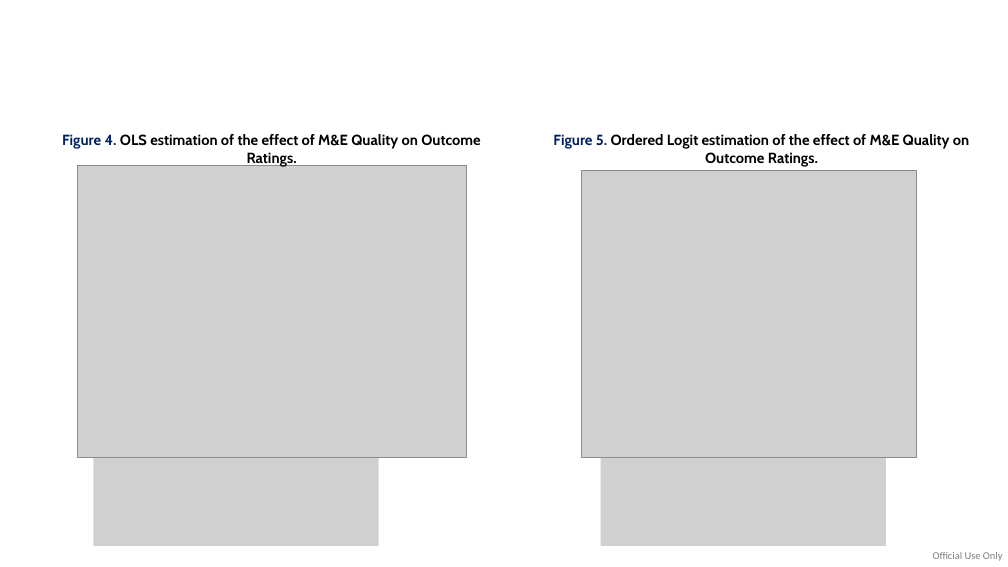
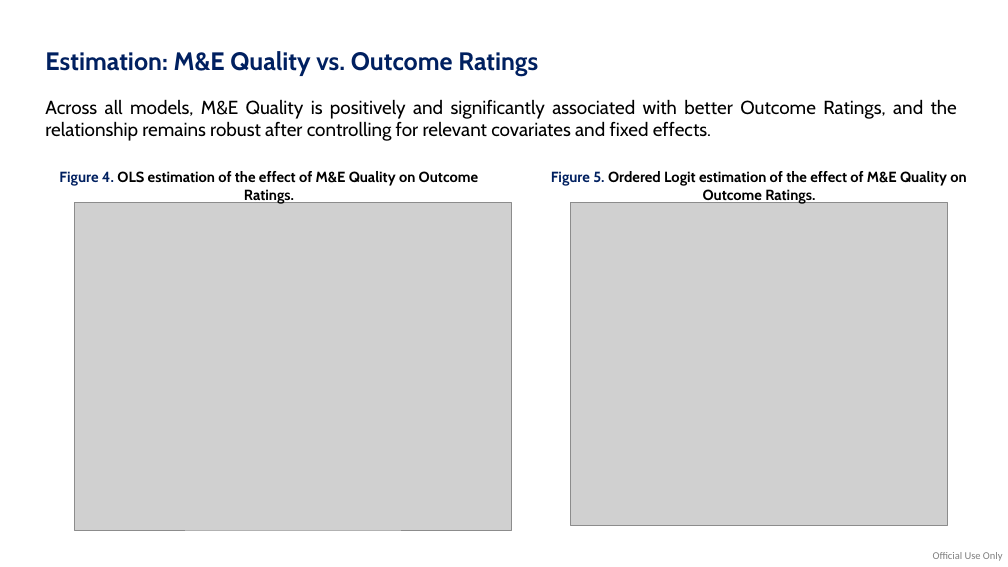
Before and after one commit to diegopaal/IEG-Interview, a slide deck: slide 6 of 3_Outputs/Diego Parra - IEG Interview.pptx (slide 3 before the commit). Drawn at 1008x567 pixels with LibreOffice and Linux fonts; fonts in the diff are those of the drawing; grey boxes stand for pictures. Boxes give left, top, right and bottom in pixels: in the first picture for what was removed or moved away, otherwise in the second. Text is boxed around its words. In the diff, an @@ line names an element or a change of style, - is before the commit and + after.

```diff
--- a/3_Outputs/Diego Parra - IEG Interview.pptx
+++ b/3_Outputs/Diego Parra - IEG Interview.pptx
@@ text added at [45, 51, 538, 76], 24 pt, text #002060, bold @@
+Estimation: M&E Quality vs. Outcome Ratings
@@ text added at [45, 99, 957, 141], 18 pt, text #000000 @@
+Across all models, M&E Quality is positively and significantly associated with better Outcome Ratings, and the relationship remains robust after controlling for relevant covariates and fixed effects.
@@ text "Figure 4. OLS estimation of ...": place and size @@
-text "Figure 4. OLS estimation of ..." at [62, 134, 480, 167]
+text "Figure 4. OLS estimation of ..." at [59, 171, 478, 204]
@@ text "Figure 5. Ordered Logit estimation ...": place and size @@
-text "Figure 5. Ordered Logit estimation ..." at [553, 134, 969, 167]
+text "Figure 5. Ordered Logit estimation ..." at [551, 171, 966, 204]
@@ picture: place and size @@
-picture at [77, 166, 467, 457]
+picture at [75, 203, 512, 530]
@@ picture: place and size @@
-picture at [582, 171, 917, 457]
+picture at [571, 203, 948, 526]
@@ picture removed at [93, 458, 379, 546] @@
@@ picture removed at [600, 458, 886, 546] @@
```
Also in this commit, not shown: 11 other slides changed, 3 slides added.
